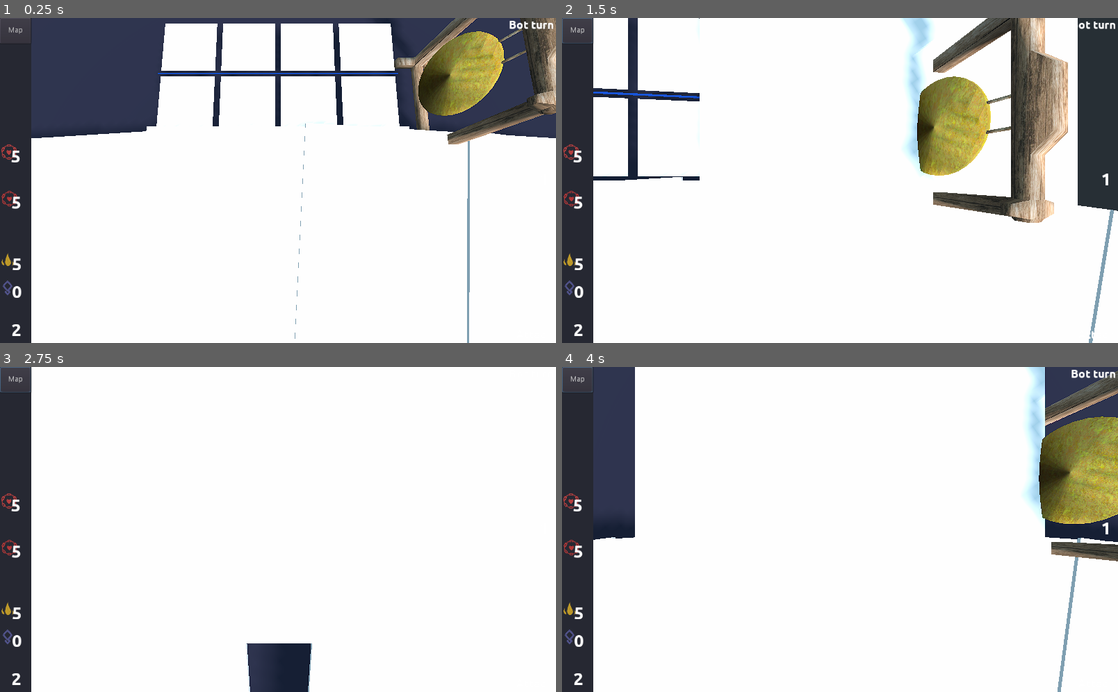
Above: before the commit, frames 1-4 (two rows, left to right).
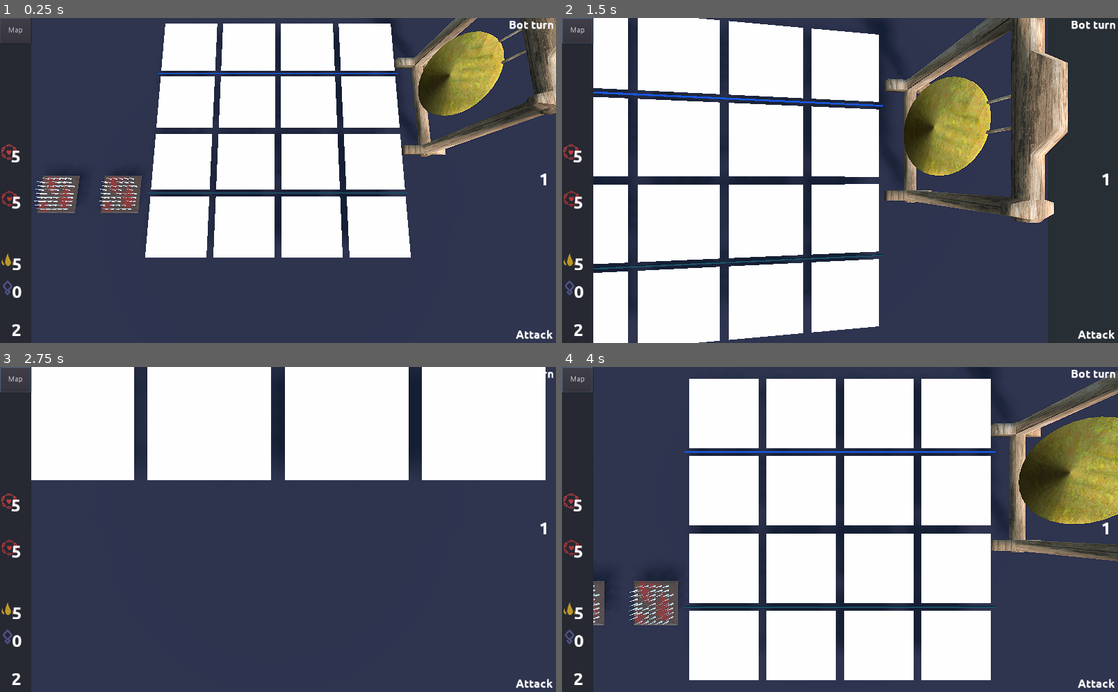
Above: after the commit, the same moments.

Repository: tpgame-spbstu/Tabletop-roguelike
Game: Godot game, scene res://Fight/fight_location.tscn
Same seed, same stepped clock (60 frames per second), same inputs: the game is played once before the commit and once after it. This scene is started directly instead of the project's main scene.
Inputs (mouse positions are in pixels of both pictures, inside the frame that each line leads up to):
- Up to frame 1 (0.25 s): no input
- Up to frame 2 (1.5 s): click "Map" at 0.5 s; tap Enter at 1.25 s; move the mouse to (962, 164) at 1.27 s; hold Right from 1.28 s (still down); click (962, 164) at 1.42 s
- Up to frame 3 (2.75 s): tap Space at 2 s; move the mouse to (166, 545) at 2.02 s; release Right at 2.03 s; hold Down from 2.03 s (still down); click (166, 545) at 2.17 s
- Up to frame 4 (4 s): tap Enter at 2.75 s; move the mouse to (895, 458) at 2.77 s; release Down at 2.78 s; hold Right 2.78-3.53 s; click (895, 458) at 2.92 s; tap Space at 3.5 s; move the mouse to (812, 594) at 3.52 s; hold Up from 3.53 s (still down); click (812, 594) at 3.67 s

The runs differ from the first frame. In frame 1, 46% of the frame differs, in the area x 5-100%, y 32-100%; in frame 2, 37%; in frame 3, 64%, in the area x 5-100%, y 0-100%; in frame 4, 41%.
Error in both runs: Assertion failed. (res://Card/base_cards_manager.gd:20)

Commit message:
Заменил прежную руку #97

Diff:
--- a/Hand/Proxy/proxy.gd
+++ b/Hand/Proxy/proxy.gd
@@ -29,6 +29,7 @@
 
 	connect("input_event", self, "_on_input_event")
 
+signal _input_event(proxy, event)
 
 func _on_input_event(_camera, event, _pos, _normal, _shape_idx):
 	if event is InputEventMouseButton:
@@ -37,7 +38,7 @@
 			emit_signal("doubleclick", self)
 		else:  # propogate the event
 			if _occupant:
-				_occupant.emit_signal("input_event", _camera, event, _pos, _normal, _shape_idx)
+				emit_signal("_input_event", self, event)
 
 
 func _on_hover_tween_complete():
@@ -180,3 +181,7 @@
 func get_union_with(other) -> Array:
 	assert(other.has_method("_get_2dpoints"))
 	return Geometry.merge_polygons_2d(_get_2dpoints(), other._get_2dpoints())
+
+
+func get_occupant():
+	return _occupant
--- a/Hand/hand.gd
+++ b/Hand/hand.gd
@@ -3,6 +3,8 @@
 
 signal mouse_entered(card)
 signal mouse_exited(card)
+signal hand_left_click(proxy, card)
+signal hand_right_click(proxy, card)
 
 # stores the cards
 var _cards: Array
@@ -16,24 +18,15 @@
 onready var card_inst = preload("res://Hand/cart_test.tscn")
 onready var utils = preload("res://Hand/utils.gd").new()
 # TODO: substitute, change it with the actual value
-const OFFSET := Vector3(0, 0.1, -2.5)
+const OFFSET := Vector3(0, 0.1, 0.1)
+
+onready var highlighter:= get_parent().get_node("hand_hightlight")
 
 
 # for running as a standalone scene
 # one can safely remove the whole method
 func _ready():
-	var cards = [
-		card_inst.instance(),
-		card_inst.instance(),
-		card_inst.instance(),
-		card_inst.instance(),
-		card_inst.instance(),
-		card_inst.instance(),
-		card_inst.instance(),
-		card_inst.instance(),
-		card_inst.instance(),
-	]
-	initialize(cards)
+	initialize()
 
 
 func initialize(cards: Array=[]):
@@ -199,6 +192,7 @@
 	#TODO moving animation before attaching
 
 	proxy.attach_obj_to(card)
+	proxy.connect("_input_event", self, "_on_hand_cell_input_event")
 
 	proxy.set_collision_layer_bit(_collision_layer_bit, true)
 	_cards.push_back(card)
@@ -246,9 +240,9 @@
 	_cards.erase(card)
 	# update visual
 	draw_cards()
-	# TODO animation to move the card as free obj to its destination
-	card.set_transform(Transform.IDENTITY)
-	card.translate(move_to)
+	# # TODO animation to move the card as free obj to its destination
+	# card.set_transform(Transform.IDENTITY)
+	# card.translate(move_to)
 
 
 func draw_cards():
@@ -263,3 +257,30 @@
 		_proxies[i].set_transform(trans)
 		# set the original transform (position + rotation)
 		_proxies[i].set_orig_trans(trans)
+
+
+func highlight():
+	highlighter.highlight()
+
+
+func cancel_highlight():
+	highlighter.cancel_highlight()
+
+
+func get_card_list():
+	return _cards
+
+
+func has_obtainable_cards(hp_state):
+	for card in _cards:
+		if card.card_config.play_cost.is_obtainable(hp_state):
+			return true
+	return false
+
+
+func _on_hand_cell_input_event(proxy, event):
+	if event is InputEventMouseButton and event.is_pressed():
+		if event.get_button_index() == BUTTON_LEFT:
+			emit_signal("hand_left_click", proxy, proxy.get_occupant())
+		elif event.get_button_index() == BUTTON_RIGHT:
+			emit_signal("hand_right_click", proxy, proxy.get_occupant())
